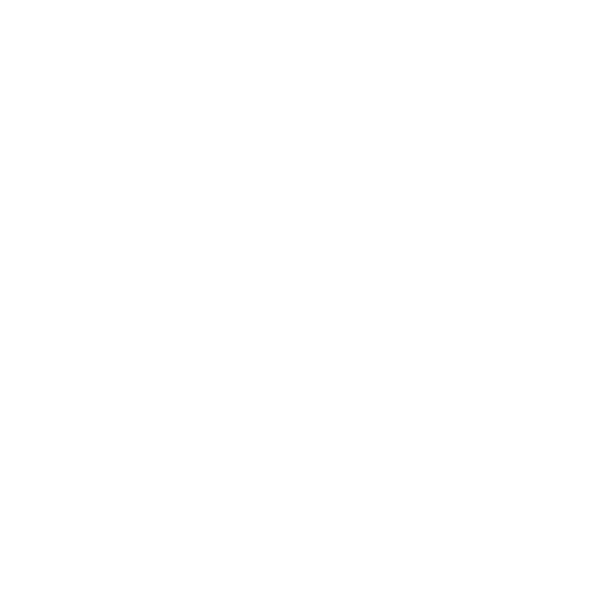
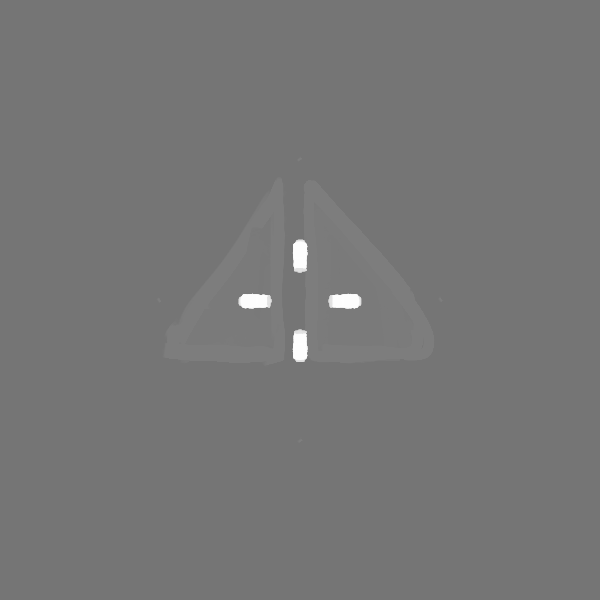
Revision of a layered 600x600 image; what changed, layer by layer:
added layer "crosshairGlide" (6%) above "crosshair" over 161, 176, 435, 367
added group "crosshair" with 6 layers above "Layer 3" over 156, 156, 444, 443
renamed "crosshair" to "f1", showed it, moved it into group "crosshair", painted on it over 156, 156, 444, 443
showed "Background" over 0, 0, 600, 600
